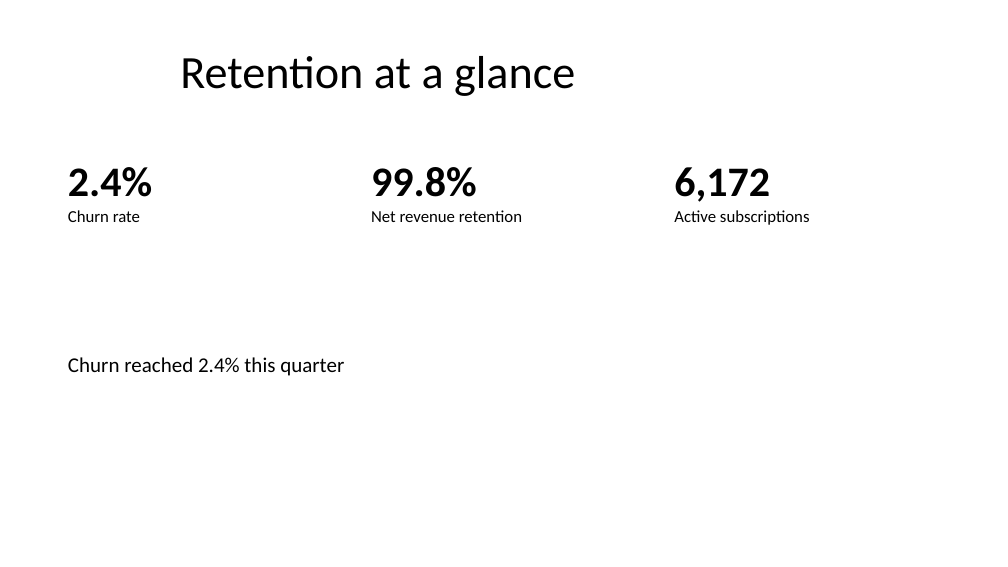
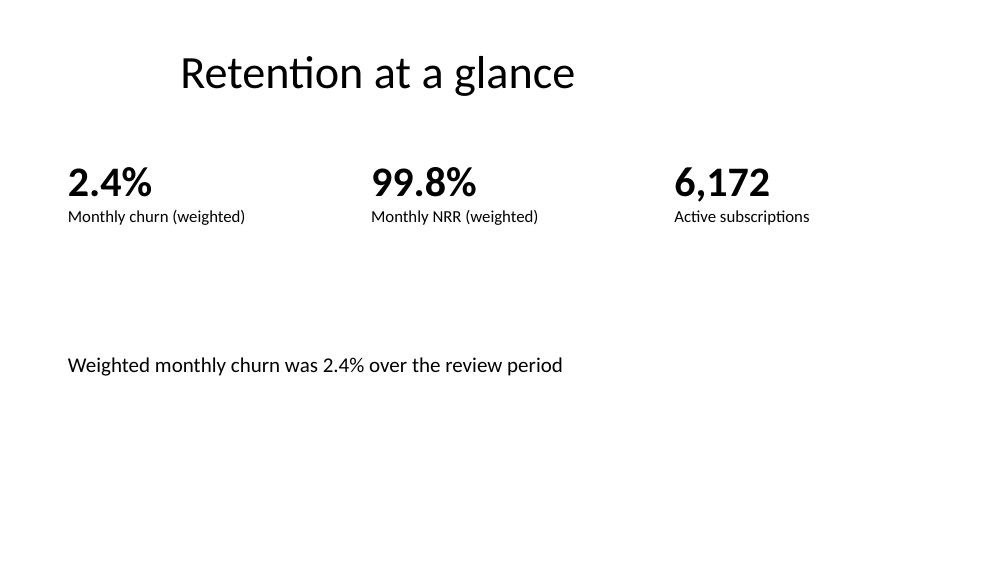
Before and after one commit to santoshshinde2012/deck-smith-local, a slide deck: slide 2 of docs/examples/sample-deck.pptx. Drawn at 1008x567 pixels with LibreOffice and Linux fonts; fonts in the diff are those of the drawing. Boxes give left, top, right and bottom in pixels: in the first picture for what was removed or moved away, otherwise in the second. Text is boxed around its words. In the diff, an @@ line names an element or a change of style, - is before the commit and + after.

```diff
--- a/docs/examples/sample-deck.pptx
+++ b/docs/examples/sample-deck.pptx
@@ text at (68, 210, 245, 225): text changed @@
-Churn rate
+Monthly churn (weighted)
@@ text at (371, 210, 538, 225): text changed @@
-Net revenue retention
+Monthly NRR (weighted)
@@ text at (68, 357, 563, 376): text changed @@
-Churn reached 2.4% this quarter
+Weighted monthly churn was 2.4% over the review period
```
Also in this commit, not shown: 2 other slides changed, 2 other files.
